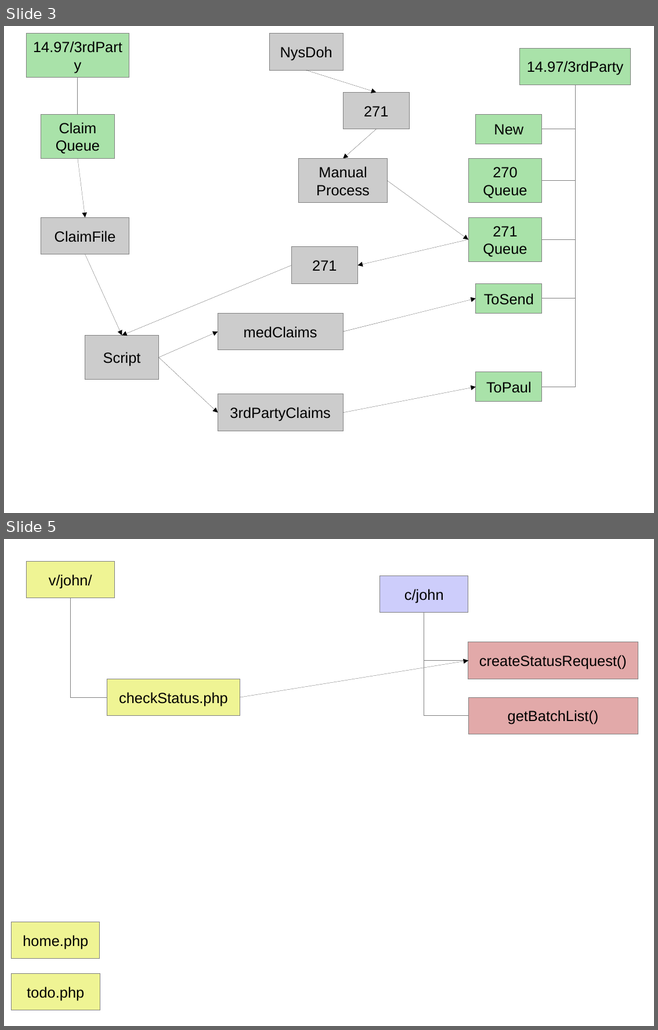
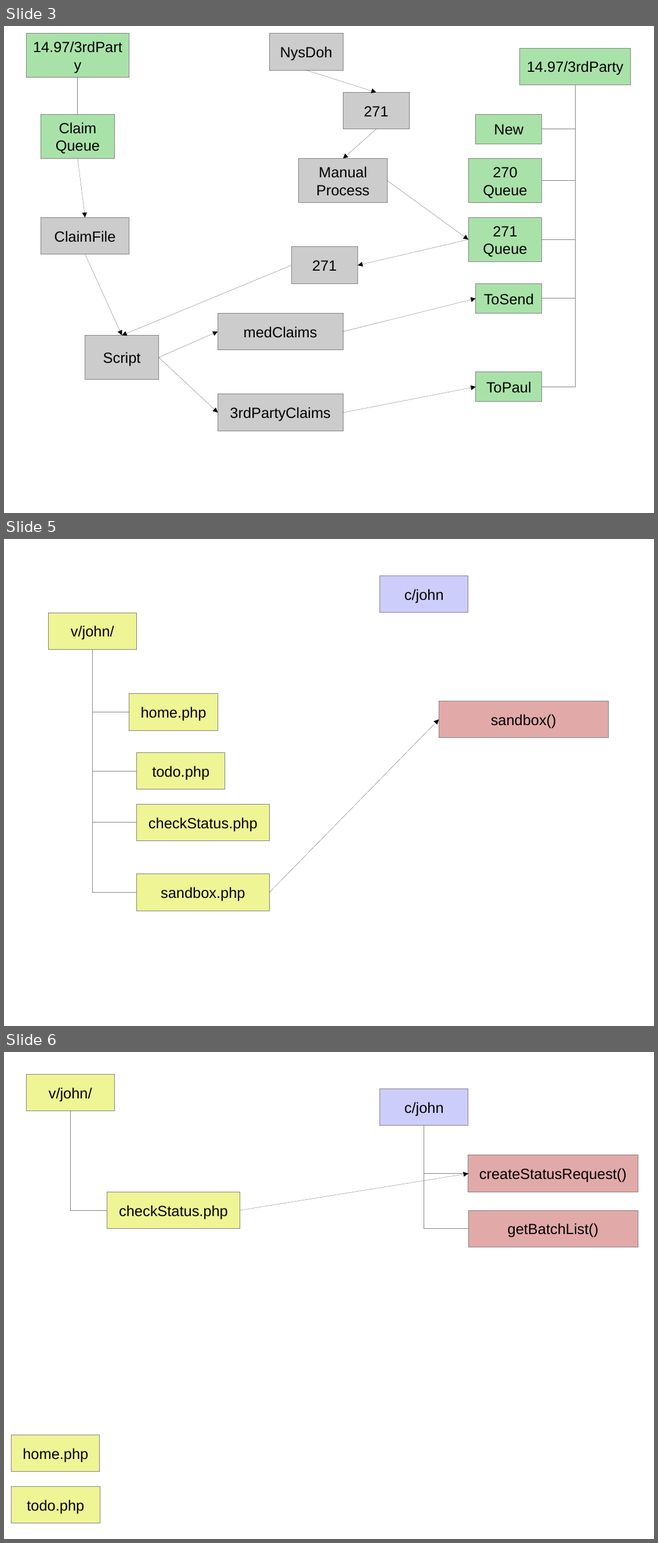
Before and after one commit to JamesLeB/Stout, a slide deck: Documents/BillingSystem.odp. Shown one above the other, each under a label of ours: slides 3 and 5 before the commit, slides 3, 5 and 6 after it; the slides between them are not shown. The pictures are 658x1030 and 658x1543 pixels, drawn with LibreOffice and Linux fonts; fonts in the diff are those of the drawing. Boxes give left, top, right and bottom in pixels: in the first picture for what was removed or moved away, otherwise in the second. Text is boxed around its words. In the diff, an @@ line names an element or a change of style, - is before the commit and + after.

```diff
--- a/Documents/BillingSystem.odp
+++ b/Documents/BillingSystem.odp
@@ slide 5 added at [4,539,654,1026], background #FFFFFF @@
@@ rectangle added at [380,576,469,612], fill #CDCDFB, outline #808080 0 pt, 18 pt, text #000000 @@
+c/john
@@ rectangle added at [48,613,137,649], fill #EFF494, outline #808080 0 pt, 18 pt, text #000000 @@
+v/john/
@@ elbow line added from (92, 649) to (137, 771), #808080 0 pt @@
@@ elbow line added from (92, 649) to (137, 823), #808080 0 pt @@
@@ elbow line added from (92, 649) to (129, 712), #808080 0 pt @@
@@ elbow line added from (92, 649) to (137, 893), #808080 0 pt @@
@@ rectangle added at [129,693,217,730], fill #EFF494, outline #808080 0 pt, 18 pt, text #000000 @@
+home.php
@@ rectangle added at [439,701,608,738], fill #E2A9A9, outline #808080 0 pt, 18 pt, text #000000 @@
+sandbox()
@@ arrow added from (269, 893) to (439, 719), #000000 0 pt @@
@@ rectangle added at [137,752,225,789], fill #EFF494, outline #808080 0 pt, 18 pt, text #000000 @@
+todo.php
@@ rectangle added at [137,804,269,841], fill #EFF494, outline #808080 0 pt, 18 pt, text #000000 @@
+checkStatus.php
@@ rectangle added at [137,874,269,911], fill #EFF494, outline #808080 0 pt, 18 pt, text #000000 @@
+sandbox.php
@@ what was slide 5 is now slide 6 @@
```
Also in this commit, not shown: 2 slides changed.
